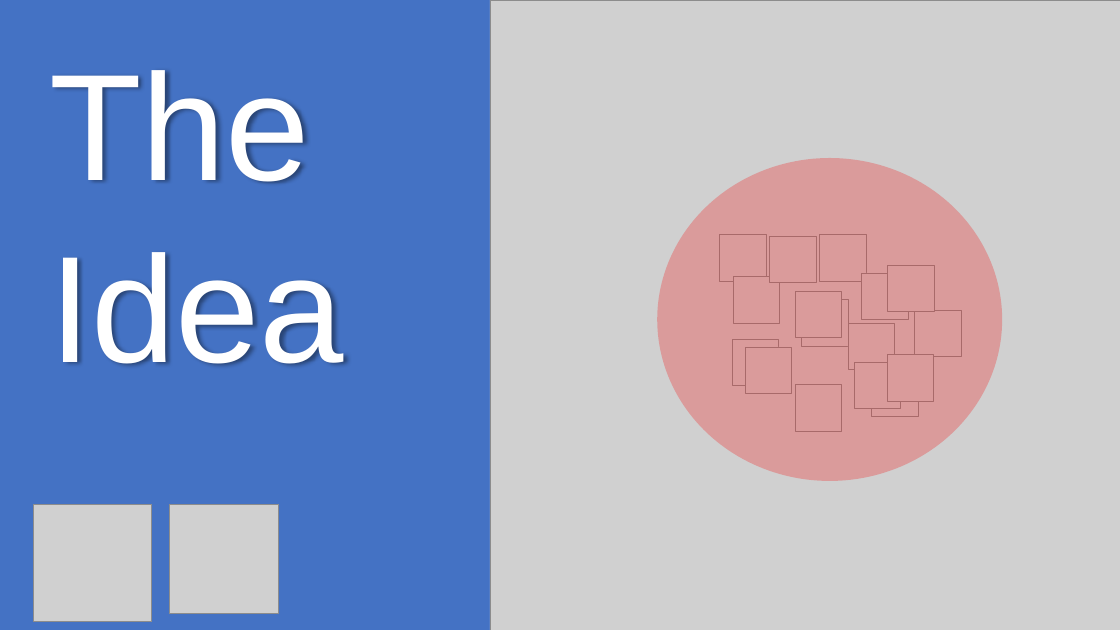
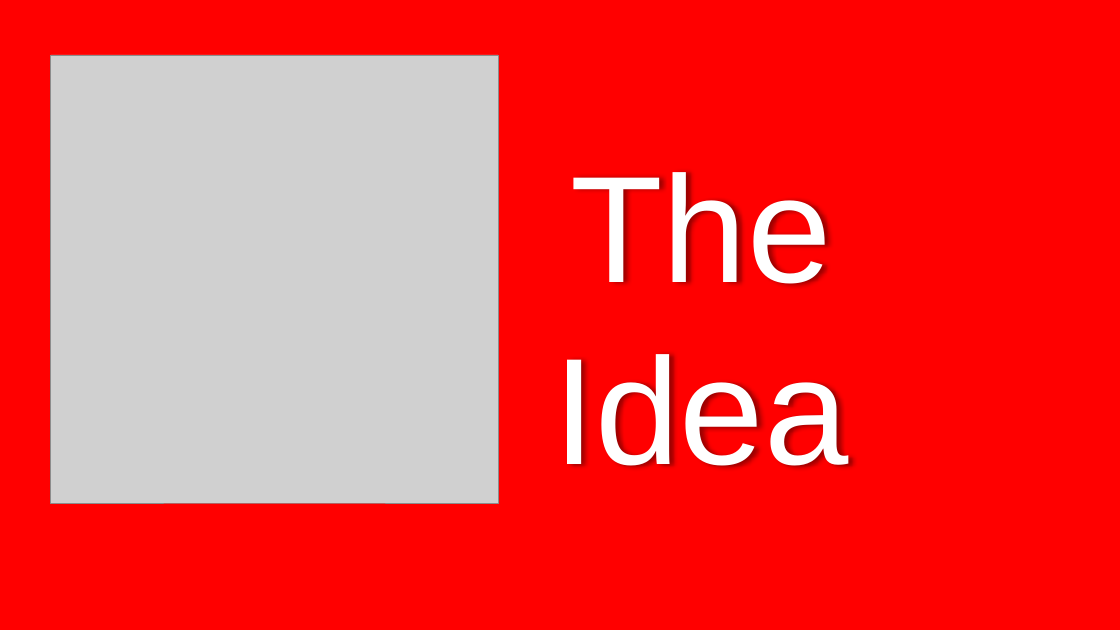
Before and after one commit to HarmanM/SuperPoints, a slide deck: slide 2 of Documentation/3900 Presentation Group 9.pptx. Drawn at 1120x630 pixels with LibreOffice and Linux fonts; fonts in the diff are those of the drawing; grey boxes stand for pictures. Boxes give left, top, right and bottom in pixels: in the first picture for what was removed or moved away, otherwise in the second. Text is boxed around its words. In the diff, an @@ line names an element or a change of style, - is before the commit and + after.

```diff
--- a/Documentation/3900 Presentation Group 9.pptx
+++ b/Documentation/3900 Presentation Group 9.pptx
@@ rectangle removed at bbox=[0, 0, 530, 630] @@
@@ rectangle added at bbox=[0, 0, 1120, 630], fill #FF0000 @@
@@ picture removed at bbox=[490, 0, 1120, 630] @@
@@ picture added at bbox=[51, 55, 498, 502] @@
@@ text "The Idea": place and size @@
-text "The Idea" at bbox=[49, 70, 344, 365]
+text "The Idea" at bbox=[553, 172, 848, 468]
@@ text "The Idea" at bbox=[553, 172, 848, 468]: alignment left to centre @@
@@ ellipse removed at bbox=[657, 158, 1002, 481] @@
@@ picture removed at bbox=[720, 235, 766, 281] @@
@@ picture removed at bbox=[770, 237, 817, 283] @@
@@ picture removed at bbox=[820, 235, 866, 281] @@
@@ picture removed at bbox=[888, 266, 934, 312] @@
@@ picture removed at bbox=[734, 276, 780, 323] @@
@@ picture removed at bbox=[796, 292, 842, 338] @@
@@ picture removed at bbox=[862, 273, 908, 319] @@
@@ picture removed at bbox=[802, 300, 849, 346] @@
@@ picture removed at bbox=[849, 323, 895, 370] @@
@@ picture removed at bbox=[915, 310, 961, 356] @@
@@ picture removed at bbox=[733, 339, 779, 386] @@
@@ picture removed at bbox=[745, 347, 791, 393] @@
@@ picture removed at bbox=[887, 355, 933, 401] @@
@@ picture removed at bbox=[796, 385, 842, 431] @@
@@ picture removed at bbox=[854, 362, 901, 408] @@
@@ picture removed at bbox=[872, 370, 918, 416] @@
@@ picture removed at bbox=[34, 504, 151, 622] @@
@@ picture removed at bbox=[170, 504, 279, 613] @@
```
Also in this commit, not shown: 2 other slides changed, 9 other files.
